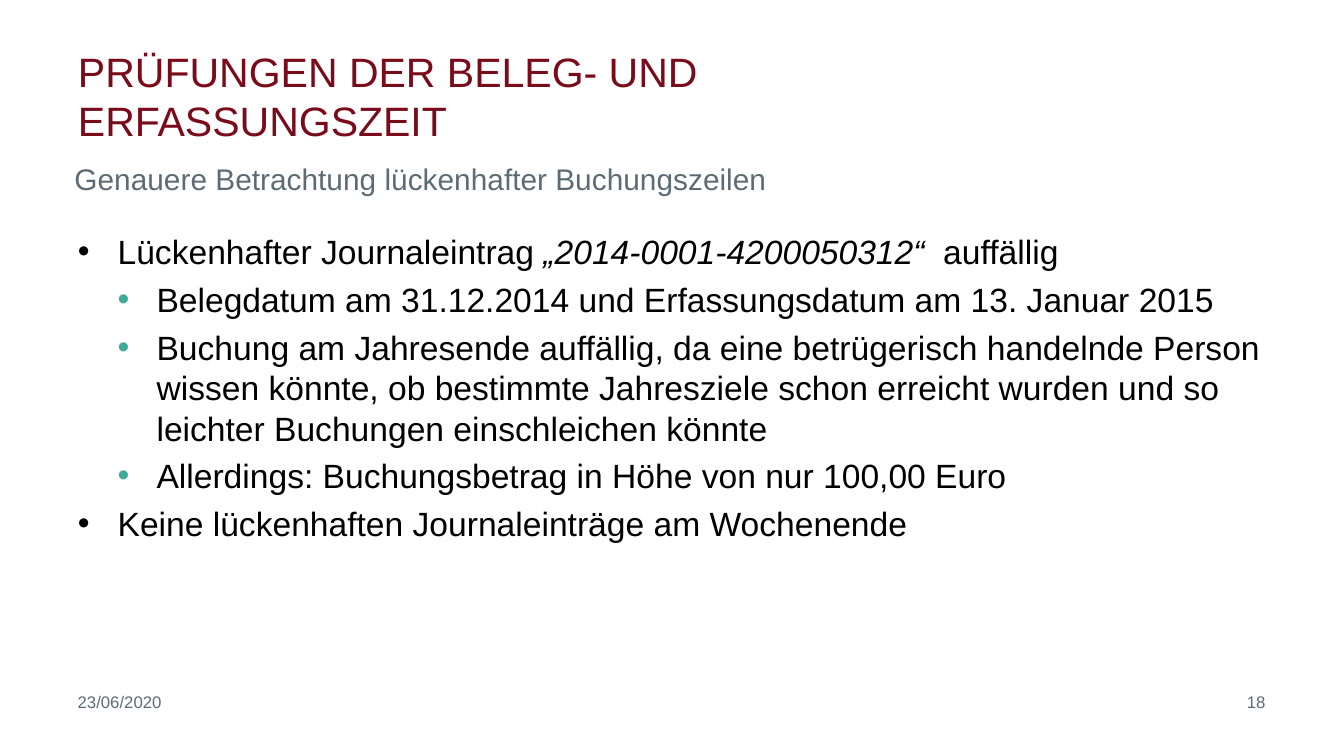
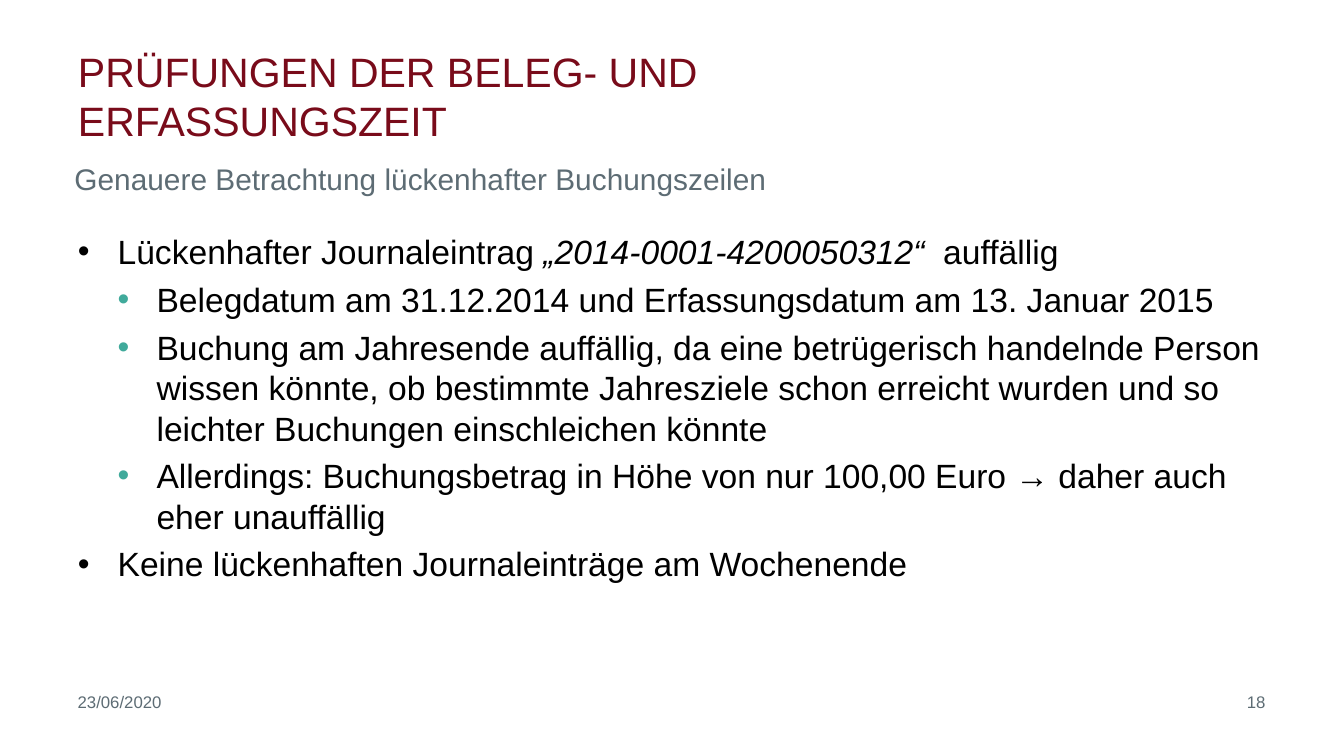
Before and after one commit to biegt/auditing_case_study, a slide deck: slide 18 of 04_output/Präsentation_Case_Study_1_Bieg_Krug.pptx. Drawn at 1344x756 pixels with LibreOffice and Linux fonts; fonts in the diff are those of the drawing; background and template pictures are left out. Boxes give left, top, right and bottom in pixels: in the first picture for what was removed or moved away, otherwise in the second. Text is boxed around its words. In the diff, an @@ line names an element or a change of style, - is before the commit and + after.

```diff
--- a/04_output/Präsentation_Case_Study_1_Bieg_Krug.pptx
+++ b/04_output/Präsentation_Case_Study_1_Bieg_Krug.pptx
@@ text at (x1=157, y1=463, x2=1227, y2=536): text changed @@
-  • Allerdings: Buchungsbetrag in Höhe von nur 100,00 Euro
+  • Allerdings: Buchungsbetrag in Höhe von nur 100,00 Euro → daher auch eher unauffällig
```
Also in this commit, not shown: 6 other slides changed, 1 slide added.
